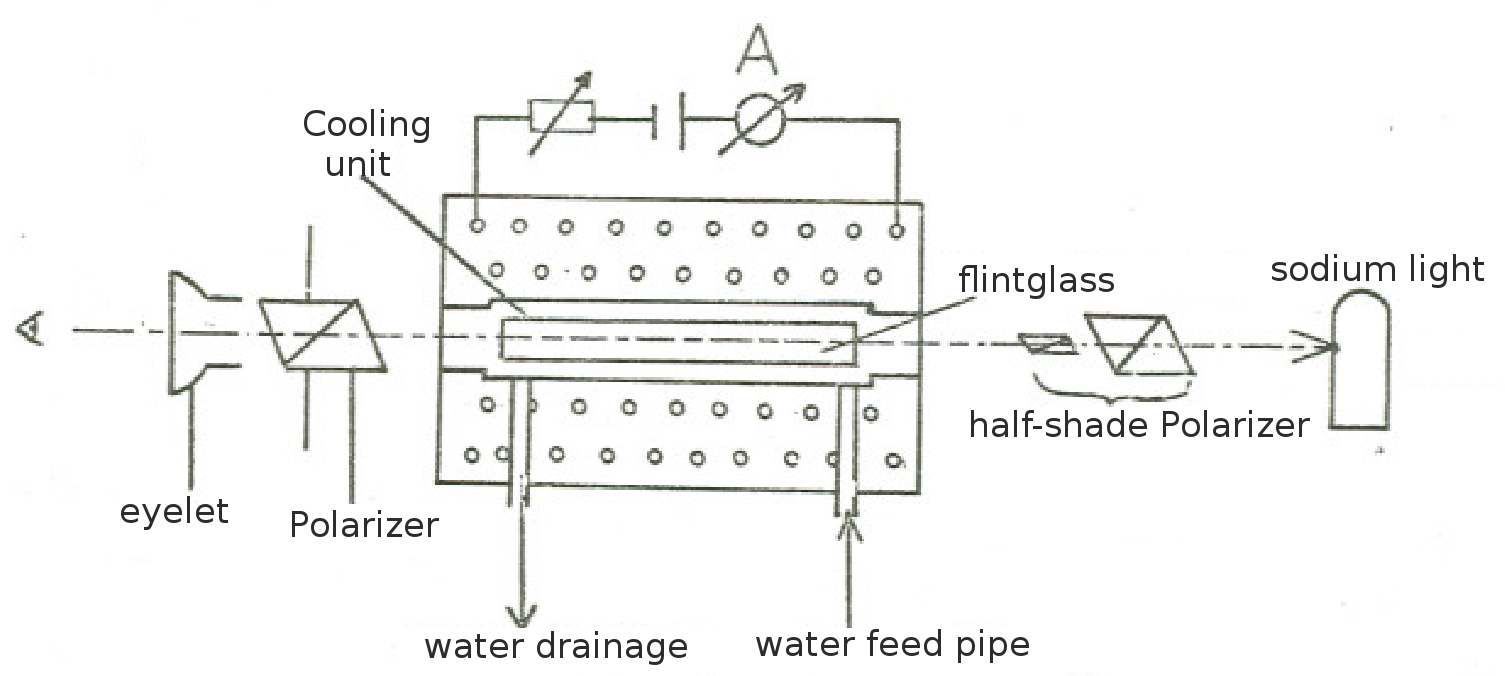
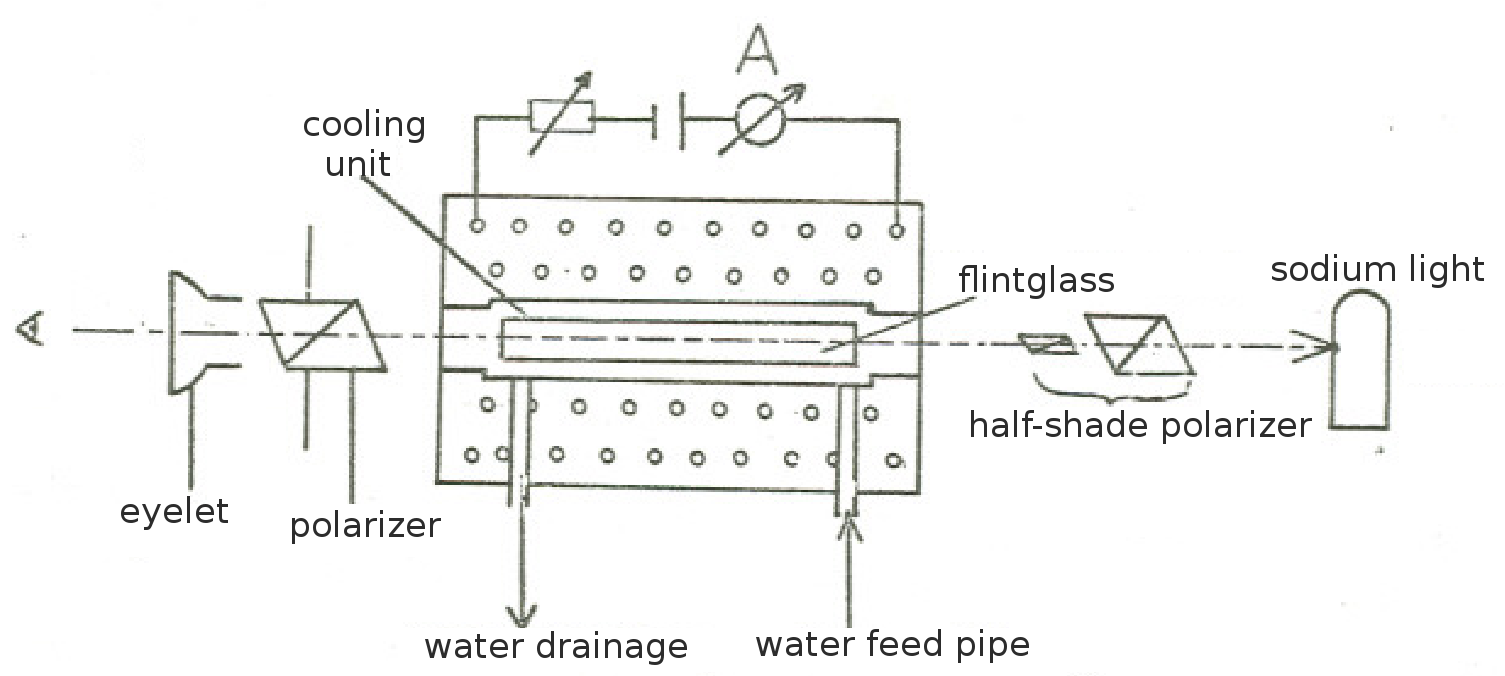
Before/after of a 1505 × 676 layered artwork. What changed in the layer stack:
renamed "half-shade Polarizer" to "half-shade polarizer", painted on it over [1163, 410, 1312, 444]
renamed "Polarizer" to "polarizer", painted on it over [292, 510, 441, 544]
renamed "Cooling ..." to "cooling ...", painted on it over [304, 109, 429, 143]
